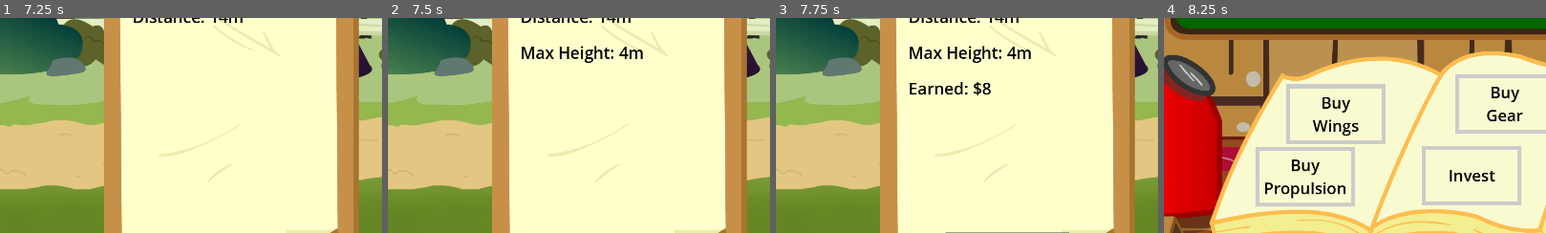
Above: before the commit, frames 1-4 (left to right).
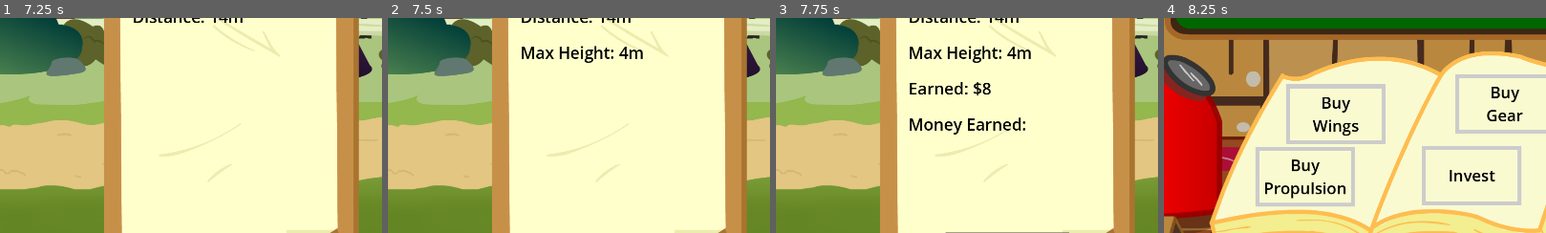
Above: after the commit, the same moments.

Repository: 100-Devs-1-Game/FlightOfHarmony
Game: Godot game, scene res://shop/shop.tscn
Two runs of this game, one before a commit and one after it. Both use one fixed random seed, a clock stepped at 60 frames per second and the inputs below.
Inputs (mouse positions are % of the whole screen's width and height, from its top left):
- Up to frame 1 (7.25 s): click (90, 87) at 0.5 s; move the mouse to (72, 45) at 1.27 s; hold D (rotate_right) 1.28-2.03 s; hold Space (propulsion) 1.28-2.03 s; move the mouse to (30, 55) at 2.02 s; hold Down (ui_down) 2.03-2.78 s; tap Space (propulsion) every 1.5 s from 2.1 to 6.6 s; move the mouse to (60, 28) at 2.77 s; hold D (rotate_right) 2.78-3.53 s; hold Space (propulsion) 2.78-3.53 s; move the mouse to (45, 70) at 3.52 s; hold Up (ui_up) 3.53-4.28 s; move the mouse to (80, 65) at 4.27 s; hold Space (propulsion) 4.28-5.03 s; hold A (rotate_left) 4.28-5.78 s; move the mouse to (20, 35) at 5.02 s; move the mouse to (55, 50) at 5.77 s; hold Down (ui_down) 5.78-6.53 s; hold Space (propulsion) 5.78-6.53 s; move the mouse to (35, 25) at 6.52 s; hold D (rotate_right) from 6.53 s (still down)
- Up to frame 2 (7.5 s): tap Enter at 7.25 s; move the mouse to (72, 45) at 7.27 s; release D (rotate_right) at 7.28 s; hold Up (ui_up) from 7.28 s (still down); hold Space (propulsion) from 7.28 s (still down)
- Up to frame 3 (7.75 s): keep holding Up (ui_up); keep holding Space (propulsion)
- Up to frame 4 (8.25 s): release Up (ui_up) at 8 s; release Space (propulsion) at 8 s; click "Return" at 8 s
The pictures show only the part of the screen within x 20-70%, y 34-84%; the shares and areas given below are measured in that part.

Frames 1-2 are identical in both runs. In frame 3, 0.8% of the frame differs, in the area x 35-66%, y 46-55%; in frame 4, nothing differs.

Commit message:
Separate bonus earnings label

Diff:
--- a/src/flight/flight_scene.gd
+++ b/src/flight/flight_scene.gd
@@ -42,10 +42,9 @@
 
 	$UI/Results/VBoxContainer/Distlbl.text = "Distance: " + str(distance_m) + "m"
 	$UI/Results/VBoxContainer/Heightlbl.text = "Max Height: " + str(height_m) + "m"
-	var money_text:= "Earned: $" + str(money_earned)
+	$UI/Results/VBoxContainer/Moneylbl.text = "Earned: $" + str(money_earned)
 	if interest_rate > 0:
-		money_text+= " (+$%d)" % bonus
-	$UI/Results/VBoxContainer/Moneylbl.text = money_text
+		$UI/Results/VBoxContainer/Bonuslbl.text = "Bonus: $" + str(bonus)
 
 	run_ended(money_earned + bonus)
 
--- a/src/flight/flight_scene.tscn
+++ b/src/flight/flight_scene.tscn
@@ -121,6 +121,18 @@
 "update": 1,
 "values": [false]
 }
+tracks/6/type = "value"
+tracks/6/imported = false
+tracks/6/enabled = true
+tracks/6/path = NodePath("Results/VBoxContainer/Bonuslbl:visible")
+tracks/6/interp = 1
+tracks/6/loop_wrap = true
+tracks/6/keys = {
+"times": PackedFloat32Array(0),
+"transitions": PackedFloat32Array(1),
+"update": 1,
+"values": [false]
+}
 
 [sub_resource type="Animation" id="Animation_id0b6"]
 resource_name = "display_results"
@@ -192,6 +204,18 @@
 tracks/5/loop_wrap = true
 tracks/5/keys = {
 "times": PackedFloat32Array(0.9, 1),
+"transitions": PackedFloat32Array(1, 1),
+"update": 1,
+"values": [false, true]
+}
+tracks/6/type = "value"
+tracks/6/imported = false
+tracks/6/enabled = true
+tracks/6/path = NodePath("Results/VBoxContainer/Bonuslbl:visible")
+tracks/6/interp = 1
+tracks/6/loop_wrap = true
+tracks/6/keys = {
+"times": PackedFloat32Array(0, 1),
 "transitions": PackedFloat32Array(1, 1),
 "update": 1,
 "values": [false, true]
@@ -448,6 +472,13 @@
 theme_override_font_sizes/font_size = 41
 text = "Money Earned:"
 
+[node name="Bonuslbl" type="Label" parent="UI/Results/VBoxContainer"]
+visible = false
+layout_mode = 2
+theme_override_colors/font_color = Color(0, 0, 0, 1)
+theme_override_font_sizes/font_size = 41
+text = "Money Earned:"
+
 [node name="UIAnim" type="AnimationPlayer" parent="UI"]
 libraries = {
 &"": SubResource("AnimationLibrary_nkrtd")
